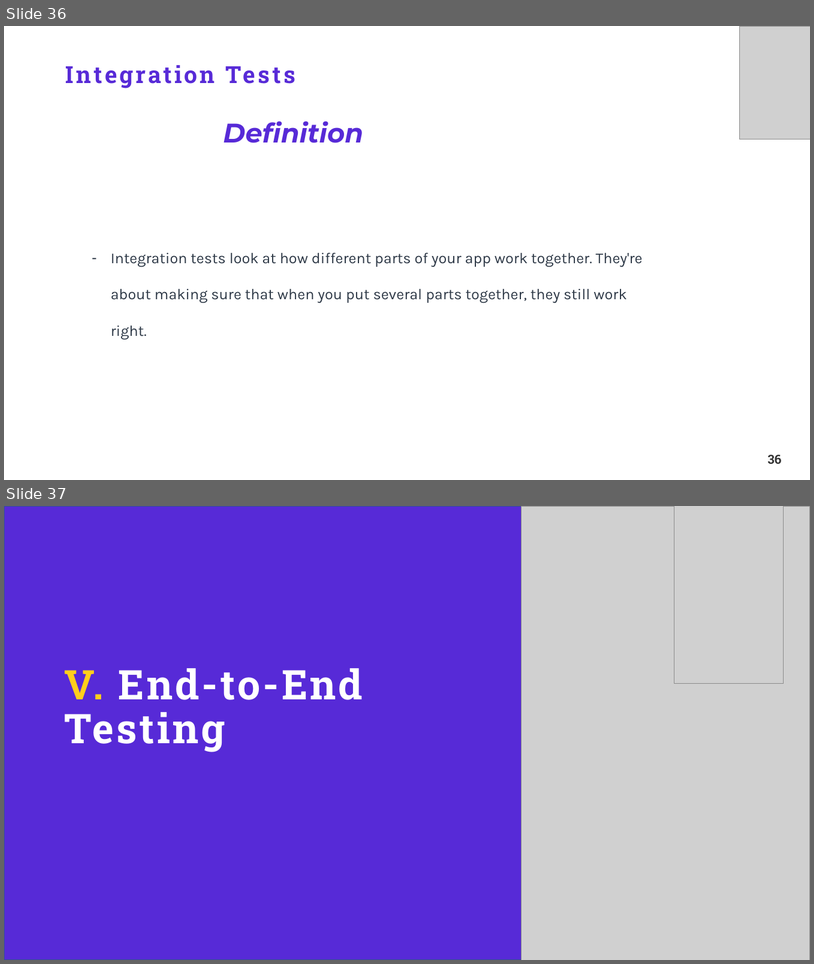
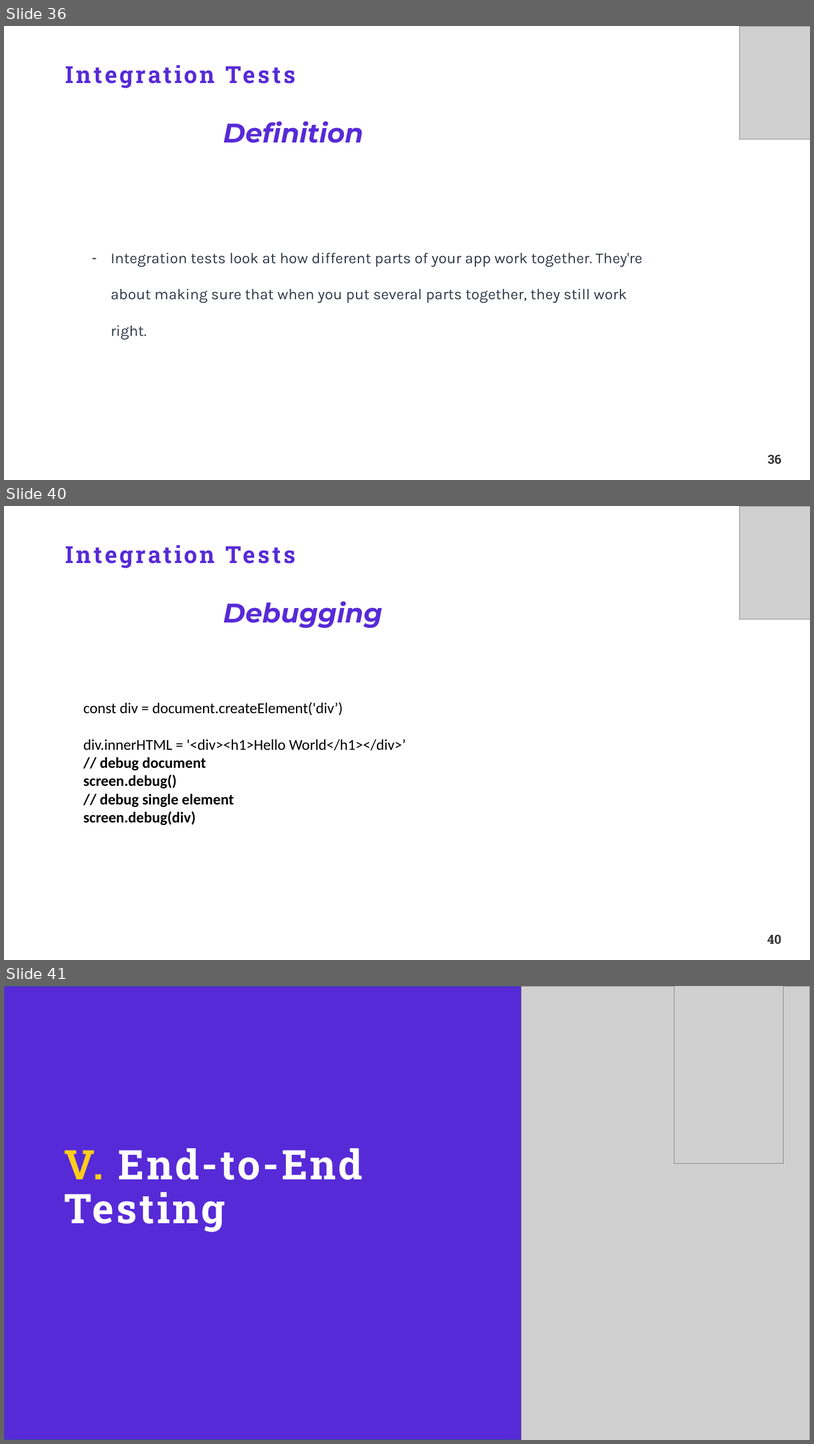
Before and after one commit to TakiRahal/test-react-19, a slide deck: Testing ReactJS.pptx. Shown one above the other, each under a label of ours: slides 36 and 37 before the commit, slides 36, 40 and 41 after it; the slides between them are not shown. The pictures are 814x964 and 814x1444 pixels, drawn with LibreOffice and Linux fonts; fonts in the diff are those of the drawing; grey boxes stand for pictures; background and template pictures are left out. Boxes give left, top, right and bottom in pixels: in the first picture for what was removed or moved away, otherwise in the second. Text is boxed around its words. In the diff, an @@ line names an element or a change of style, - is before the commit and + after.

```diff
--- a/Testing ReactJS.pptx
+++ b/Testing ReactJS.pptx
@@ slide 40 added at [4, 506, 810, 960], background #FFFFFF; not listed: 1 template element that a slide beside it also shows @@
@@ picture added at [740, 506, 810, 619] @@
@@ title added at [60, 544, 486, 568], 28 pt, text #572AD7, bold @@
+Integration Tests
@@ text added at [223, 601, 382, 628], 32 pt, text #572AD7, bold, italic @@
+Debugging
@@ text added at [83, 702, 406, 825], 18 pt, text #000000 @@
+const div = document.createElement('div’)
+div.innerHTML = '<div><h1>Hello World</h1></div>’
+// debug document
+screen.debug()
+// debug single element
+screen.debug(div)
@@ what was slide 37 is now slide 41 @@
```
Also in this commit, not shown: 3 other slides added.
